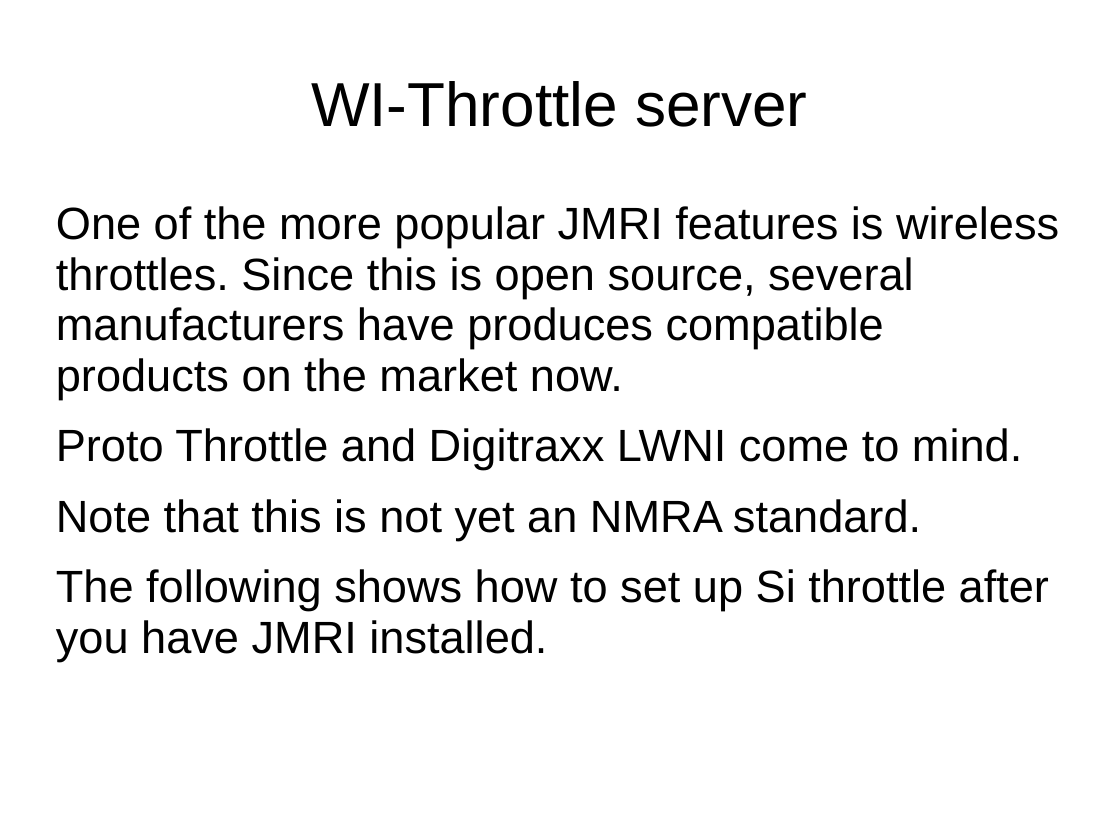
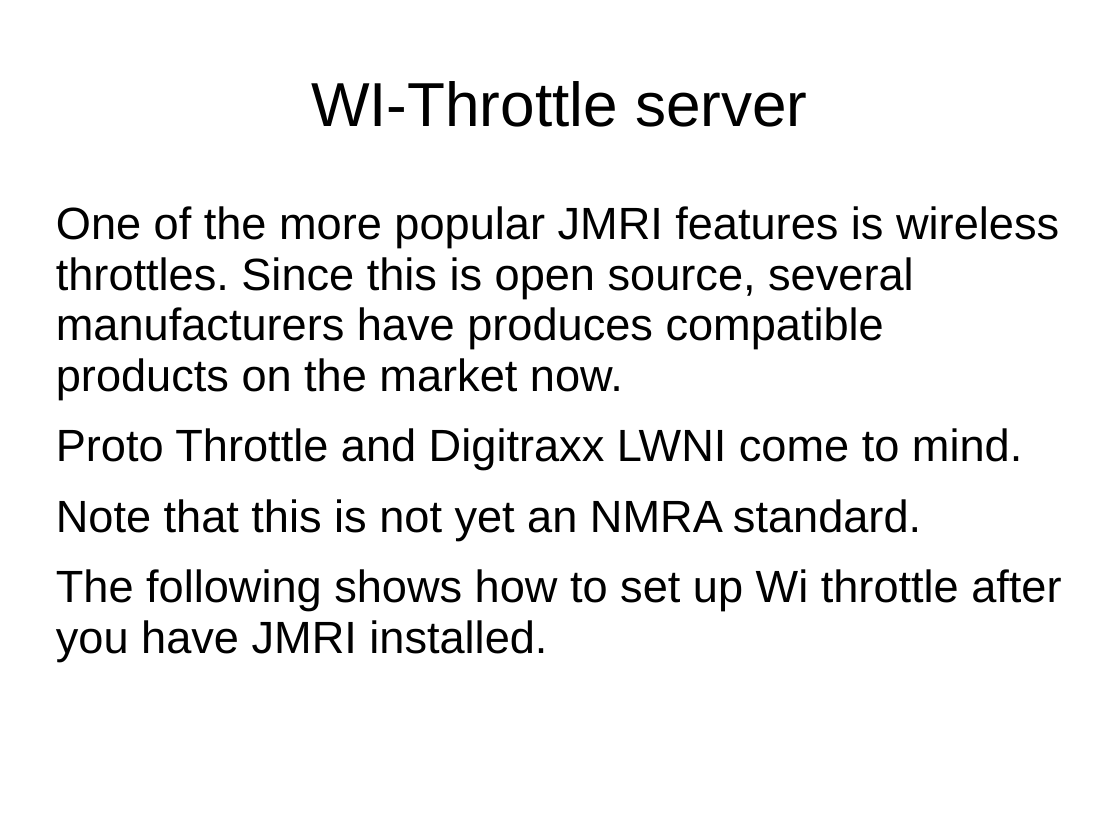
Before and after one commit to McLae/dfwtrainshows, a slide deck: slide 15 of Clinics/Starting with JMRI.ppt. Drawn at 1120x840 pixels with LibreOffice and Linux fonts; fonts in the diff are those of the drawing. Boxes give left, top, right and bottom in pixels: in the first picture for what was removed or moved away, otherwise in the second. Text is boxed around its words. In the diff, an @@ line names an element or a change of style, - is before the commit and + after.

```diff
--- a/Clinics/Starting with JMRI.ppt
+++ b/Clinics/Starting with JMRI.ppt
@@ text at box(56, 569, 1061, 661): text changed @@
-The following shows how to set up Si throttle after you have JMRI installed.
+The following shows how to set up Wi throttle after you have JMRI installed.
```
Also in this commit, not shown: 10 slides added, 1 slide removed, 1 other file.
